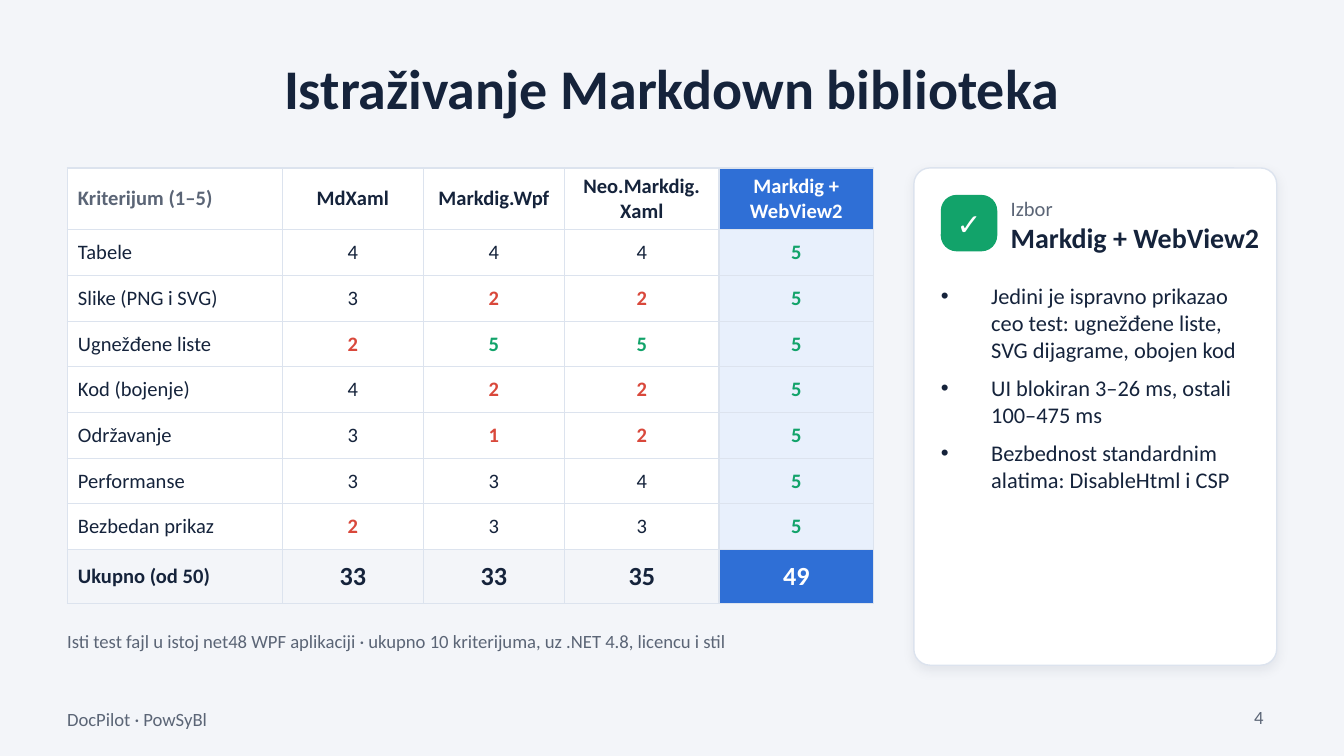
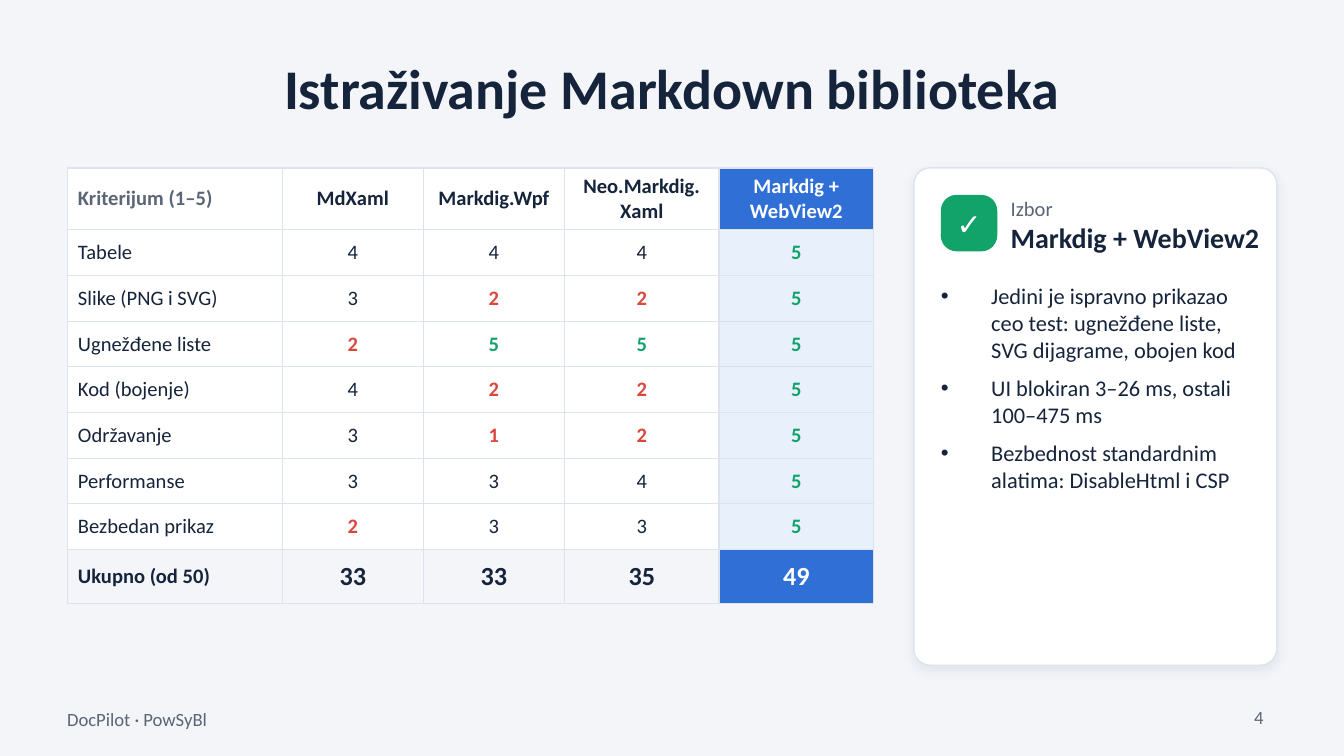
Before and after one commit to VladK333/SE_Internship, a slide deck: slide 4 of docs/presentation/DocPilot_prezentacija.pptx. Drawn at 1344x756 pixels with LibreOffice and Linux fonts; fonts in the diff are those of the drawing. Boxes give left, top, right and bottom in pixels: in the first picture for what was removed or moved away, otherwise in the second. Text is boxed around its words. In the diff, an @@ line names an element or a change of style, - is before the commit and + after.

```diff
--- a/docs/presentation/DocPilot_prezentacija.pptx
+++ b/docs/presentation/DocPilot_prezentacija.pptx
@@ text removed at [67,635,725,651] @@
-Isti test fajl u istoj net48 WPF aplikaciji · ukupno 10 kriterijuma, uz .NET 4.8, licencu i stil
```
Also in this commit, not shown: 1 other slide changed.
